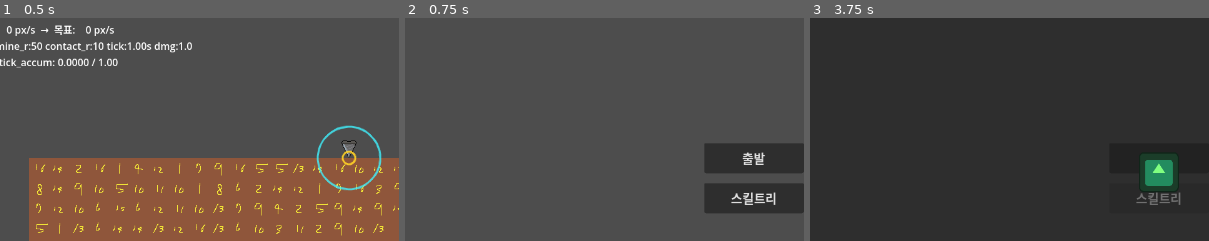
Above: before the commit, frames 1-3 (left to right).
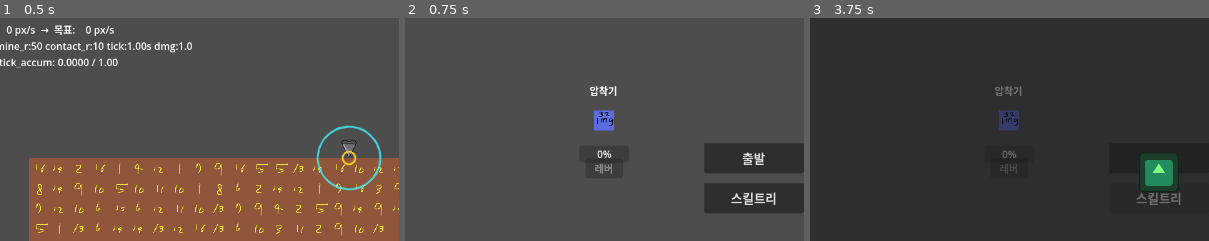
Above: after the commit, the same moments.

Repository: illwsion/Dig-Down-the-Planet
Game: Godot game, scene res://scenes/main/Main.tscn
Two runs of this game, one before a commit and one after it. Both use one fixed random seed, a clock stepped at 60 frames per second and the inputs below. The engine's default icon, where the game draws it, is replaced by a stand-in: a white triangle on a blue panel in a dark square.
Inputs:
- Up to frame 1 (0.5 s): no input
- Up to frame 2 (0.75 s): click "거점으로 복귀" at 0.5 s
- Up to frame 3 (3.75 s): click "전량 판매" at 1.25 s; click "출발" at 2 s; click "거점으로 복귀" at 2.75 s; click "스킬트리" at 3.5 s
The pictures show only the part of the screen within x 6-56%, y 18-68%; the shares and areas given below are measured in that part.

Frame 1 is identical in both runs. In frame 2, 0.9% of the frame differs, in the area x 45-55%, y 30-70%; in frame 3, 0.6%.

Commit message:
feat: 압축기 초기 구현

Diff:
--- /dev/null
+++ b/resources/hub/machine_compressor.tres
@@ -0,0 +1,23 @@
+[gd_resource type="Resource" script_class="MachineDef" format=3]
+
+[ext_resource type="Script" path="res://scripts/hub/MachineDef.gd" id="1_mdef"]
+[ext_resource type="Script" path="res://scripts/hub/MachineRecipe.gd" id="2_mrec"]
+
+[sub_resource type="Resource" id="Recipe_dirt_brick"]
+script = ExtResource("2_mrec")
+input_id = &"dirt"
+output_id = &"dirt_brick"
+
+[sub_resource type="Resource" id="Recipe_stone_brick"]
+script = ExtResource("2_mrec")
+input_id = &"stone"
+output_id = &"stone_brick"
+
+[resource]
+script = ExtResource("1_mdef")
+id = &"compressor"
+display_name = "압착기"
+process_time = 5.0
+input_count = 1
+output_count = 1
+recipes = [SubResource("Recipe_dirt_brick"), SubResource("Recipe_stone_brick")]
--- a/scenes/hub/Hub.tscn
+++ b/scenes/hub/Hub.tscn
@@ -1,8 +1,10 @@
-[gd_scene load_steps=4 format=3 uid="uid://hub_scene"]
+[gd_scene load_steps=6 format=3 uid="uid://hub_scene"]
 
 [ext_resource type="Script" path="res://scenes/hub/Hub.gd" id="1_hub"]
 [ext_resource type="PackedScene" path="res://scenes/ui/skill_tree/SkillTreeView.tscn" id="2_skilltreeview"]
 [ext_resource type="PackedScene" path="res://scenes/hub/ui/HubInventoryPanel.tscn" id="3_hubpanel"]
+[ext_resource type="PackedScene" path="res://scenes/hub/MachineNode.tscn" id="4_machinenode"]
+[ext_resource type="Resource" path="res://resources/hub/machine_compressor.tres" id="5_compressor"]
 
 [node name="Hub" type="Node2D"]
 script = ExtResource("1_hub")
@@ -110,6 +112,12 @@
 layout_mode = 2
 size_flags_vertical = 3
 
+[node name="MachineArea" type="Node2D" parent="."]
+
+[node name="Compressor" parent="MachineArea" instance=ExtResource("4_machinenode")]
+position = Vector2(400, 300)
+m_def = ExtResource("5_compressor")
+
 [node name="HubInventoryPanel" parent="UILayer" instance=ExtResource("3_hubpanel")]
 layout_mode = 1
 anchors_preset = 1
--- /dev/null
+++ b/scenes/hub/MachineNode.tscn
@@ -0,0 +1,40 @@
+[gd_scene format=3 uid="uid://machine_node"]
+
+[ext_resource type="Script" path="res://scripts/hub/MachineNode.gd" id="1_machinenode"]
+[ext_resource type="Texture2D" path="res://assets/sprites/image_32.png" id="2_placeholder"]
+
+[sub_resource type="RectangleShape2D" id="RectangleShape2D_1"]
+size = Vector2(64, 64)
+
+[node name="MachineNode" type="Node2D"]
+script = ExtResource("1_machinenode")
+
+[node name="Sprite2D" type="Sprite2D" parent="."]
+texture = ExtResource("2_placeholder")
+
+[node name="GaugeBar" type="ProgressBar" parent="."]
+offset_left = -40.0
+offset_top = 40.0
+offset_right = 40.0
+offset_bottom = 56.0
+value = 0.0
+
+[node name="ClickArea" type="Area2D" parent="."]
+
+[node name="CollisionShape2D" type="CollisionShape2D" parent="ClickArea"]
+shape = SubResource("RectangleShape2D_1")
+
+[node name="LeverButton" type="Button" parent="."]
+offset_left = -30.0
+offset_top = 60.0
+offset_right = 30.0
+offset_bottom = 80.0
+text = "레버"
+disabled = true
+
+[node name="NameLabel" type="Label" parent="."]
+offset_left = -40.0
+offset_top = -60.0
+offset_right = 40.0
+offset_bottom = -44.0
+horizontal_alignment = 1
--- /dev/null
+++ b/scripts/hub/MachineDef.gd
@@ -0,0 +1,24 @@
+class_name MachineDef
+extends Resource
+
+## 기계 한 종류의 정의. 인스펙터에서 데이터를 채운 뒤 .tres로 저장해 MachineNode에 연결한다.
+
+## 고유 식별자.
+@export var id: StringName = &""
+
+## 화면에 표시할 기계 이름.
+@export var display_name: String = ""
+
+## 가공 시간 (초). RUNNING 상태에서 이 시간이 지나면 DONE으로 전환된다.
+@export var process_time: float = 5.0
+
+## 클릭 횟수 목표. 이 수만큼 투입해야 FULL 상태가 된다.
+## 처리량 업그레이드로 증가한다.
+@export var input_count: int = 1
+
+## 가공 완료 시 산출되는 아이템 개수.
+## 효율 업그레이드로 증가한다.
+@export var output_count: int = 1
+
+## 레시피 목록. 투입 → 산출 변환 규칙을 정의한다.
+@export var recipes: Array[MachineRecipe] = []
--- /dev/null
+++ b/scripts/hub/MachineNode.gd
@@ -0,0 +1,165 @@
+class_name MachineNode
+extends Node2D
+
+## 기계 공통 노드. MachineDef 리소스를 연결해 압착기·용광로 등에 재사용한다.
+
+#region Enums
+enum MachineState {
+	IDLE,     # 대기 중
+	LOADING,  # 자원 투입 중 (초기엔 즉시 전환, C-3 이후 Tween 연출용으로 예약)
+	FULL,     # input_count 도달 — 레버 대기, 자동 레버 업그레이드 발동 대상
+	PARTIAL,  # 1개 이상 투입됐으나 input_count 미달 — 레버 클릭 가능, 자동 레버 발동 안 함
+	RUNNING,  # 가공 중 (게이지 감소)
+	DONE,     # 가공 완료 — collect_output() 자동 호출 후 IDLE 복귀
+}
+#endregion
+
+#region Signals
+## 가공 완료 후 산출물을 hub_inventory에 넣었을 때 emit.
+signal output_collected
+#endregion
+
+#region Private Fields
+@export var m_def: MachineDef
+
+@onready var m_gauge_bar: ProgressBar = $GaugeBar
+@onready var m_lever_button: Button = $LeverButton
+@onready var m_name_label: Label = $NameLabel
+@onready var m_click_area: Area2D = $ClickArea
+
+var m_state: MachineState = MachineState.IDLE
+
+## 게이지 비율 (0.0 ~ 1.0).
+var m_gauge: float = 0.0
+
+## 현재 투입된 아이템 수.
+var m_loaded_count: int = 0
+
+## 현재 사이클에서 선택된 레시피. IDLE 복귀 시 null로 초기화된다.
+var m_chosen_recipe: MachineRecipe = null
+
+var m_run_timer: float = 0.0
+#endregion
+
+#region Unity Lifecycle
+func _ready() -> void:
+	m_lever_button.pressed.connect(_on_lever_button_pressed)
+	m_click_area.input_event.connect(_on_click_area_input_event)
+	_update_ui()
+
+	if m_def != null:
+		m_name_label.text = m_def.display_name
+
+
+func _process(_delta: float) -> void:
+	if m_state == MachineState.RUNNING:
+		m_run_timer += _delta
+		m_gauge = 1.0 - clampf(m_run_timer / m_def.process_time, 0.0, 1.0)
+		_update_gauge_bar()
+
+		if m_run_timer >= m_def.process_time:
+			_set_state(MachineState.DONE)
+#endregion
+
+#region Public Methods
+## ClickArea 클릭 시 호출. 클릭 1번에 아이템 1개 투입.
+## IDLE: 가장 비싼 산출품 레시피 선택. PARTIAL: 선택된 레시피 유지.
+func try_load_from_hub() -> void:
+	if m_def == null:
+		return
+	if m_state != MachineState.IDLE and m_state != MachineState.PARTIAL:
+		return
+	if m_loaded_count >= m_def.input_count:
+		return
+
+	# 레시피 결정
+	if m_state == MachineState.IDLE:
+		# 산출품 판매가 기준 내림차순으로 재료가 있는 첫 번째 레시피 선택
+		var sorted_recipes := m_def.recipes.duplicate()
+		sorted_recipes.sort_custom(func(a: MachineRecipe, b: MachineRecipe) -> bool:
+			return _get_sell_price(a.output_id) > _get_sell_price(b.output_id)
+		)
+		for recipe: MachineRecipe in sorted_recipes:
+			if GameState.hub_inventory.get_count(recipe.input_id) > 0:
+				m_chosen_recipe = recipe
+				break
+		if m_chosen_recipe == null:
+			return
+	else:
+		# PARTIAL: 이미 선택된 레시피의 재료가 떨어졌으면 투입 불가
+		if GameState.hub_inventory.get_count(m_chosen_recipe.input_id) <= 0:
+			return
+
+	# 창고에서 1개 차감
+	GameState.hub_inventory.remove_item(m_chosen_recipe.input_id, 1)
+	m_loaded_count += 1
+
+	m_gauge = clampf(float(m_loaded_count) / float(m_def.input_count), 0.0, 1.0)
+
+	if m_loaded_count >= m_def.input_count:
+		_set_state(MachineState.FULL)
+		# 자동 레버 업그레이드 (Phase F-2 대비 — FULL 상태일 때만 발동)
+		if GameState.get("auto_lever") == true:
+			start_processing()
+	else:
+		_set_state(MachineState.PARTIAL)
+
+
+## 레버 클릭 시 호출. FULL 또는 PARTIAL 상태일 때 RUNNING으로 전환.
+func start_processing() -> void:
+	if m_state != MachineState.FULL and m_state != MachineState.PARTIAL:
+		return
+	m_run_timer = 0.0
+	_set_state(MachineState.RUNNING)
+
+
+## DONE 전환 시 자동 호출. m_chosen_recipe와 m_def.output_count 기반으로 산출 후 hub_inventory에 추가.
+func collect_output() -> void:
+	if m_chosen_recipe == null:
+		return
+	GameState.hub_inventory.add_item(m_chosen_recipe.output_id, m_def.output_count)
+	emit_signal("output_collected")
+	m_loaded_count = 0
+	m_chosen_recipe = null
+	m_gauge = 0.0
+	_set_state(MachineState.IDLE)
+#endregion
+
+#region Private Methods
+func _set_state(_next: MachineState) -> void:
+	m_state = _next
+	_update_ui()
+
+	if m_state == MachineState.DONE:
+		collect_output()
+
+
+func _update_ui() -> void:
+	_update_gauge_bar()
+	_update_lever_button()
+
+
+func _update_gauge_bar() -> void:
+	m_gauge_bar.value = m_gauge * 100.0
+
+
+func _update_lever_button() -> void:
+	var can_start := m_state == MachineState.FULL or m_state == MachineState.PARTIAL
+	m_lever_button.disabled = not can_start
+
+
+func _on_lever_button_pressed() -> void:
+	start_processing()
+
+
+func _on_click_area_input_event(_viewport: Node, _event: InputEvent, _shape_idx: int) -> void:
+	if _event is InputEventMouseButton and _event.pressed and _event.button_index == MOUSE_BUTTON_LEFT:
+		try_load_from_hub()
+
+
+func _get_sell_price(_item_id: StringName) -> int:
+	var def: ItemDef = ItemDatabase.get_def(_item_id)
+	if def == null:
+		return 0
+	return def.sell_price
+#endregion
--- /dev/null
+++ b/scripts/hub/MachineRecipe.gd
@@ -0,0 +1,11 @@
+class_name MachineRecipe
+extends Resource
+
+## 기계 레시피 1줄 정의. 어떤 아이템을 넣으면 어떤 아이템이 나오는지만 정의한다.
+## 투입/산출 개수는 MachineDef.input_count / output_count 로 결정된다.
+
+## 투입 아이템 id.
+@export var input_id: StringName = &""
+
+## 산출 아이템 id.
+@export var output_id: StringName = &""
--- a/scripts/hub/ui/HubInventoryPanel.gd
+++ b/scripts/hub/ui/HubInventoryPanel.gd
@@ -20,6 +20,7 @@
 func _ready() -> void:
 	m_tab_bar.tab_changed.connect(_on_tab_changed)
 	m_sell_all_button.pressed.connect(_on_sell_all_pressed)
+	GameState.hub_inventory.inventory_changed.connect(refresh)
 #endregion
 
 #region Public Methods
--- a/scripts/items/HubInventory.gd
+++ b/scripts/items/HubInventory.gd
@@ -2,6 +2,9 @@
 extends Resource
 
 ## 거점 영구 보관함. 슬롯·스택 제한 없이 종류와 개수만 저장한다.
+
+## 아이템 추가·제거 시 emit. HubInventoryPanel 등이 구독해 자동 갱신한다.
+signal inventory_changed
 
 ## { item_id: StringName -> count: int }
 var items: Dictionary = {}
@@ -17,6 +20,7 @@
 	items[_item_id] = items.get(_item_id, 0) + _count
 	if not discovered.has(_item_id):
 		discovered.append(_item_id)
+	inventory_changed.emit()
 
 
 ## 아이템 제거. 보유량이 부족하면 false 반환.
@@ -29,6 +33,7 @@
 		items.erase(_item_id)
 	else:
 		items[_item_id] = remaining
+	inventory_changed.emit()
 	return true
 
 
Not shown, added: scripts/hub/MachineDef.gd.uid
Not shown, added: scripts/hub/MachineNode.gd.uid
Not shown, added: scripts/hub/MachineRecipe.gd.uid
